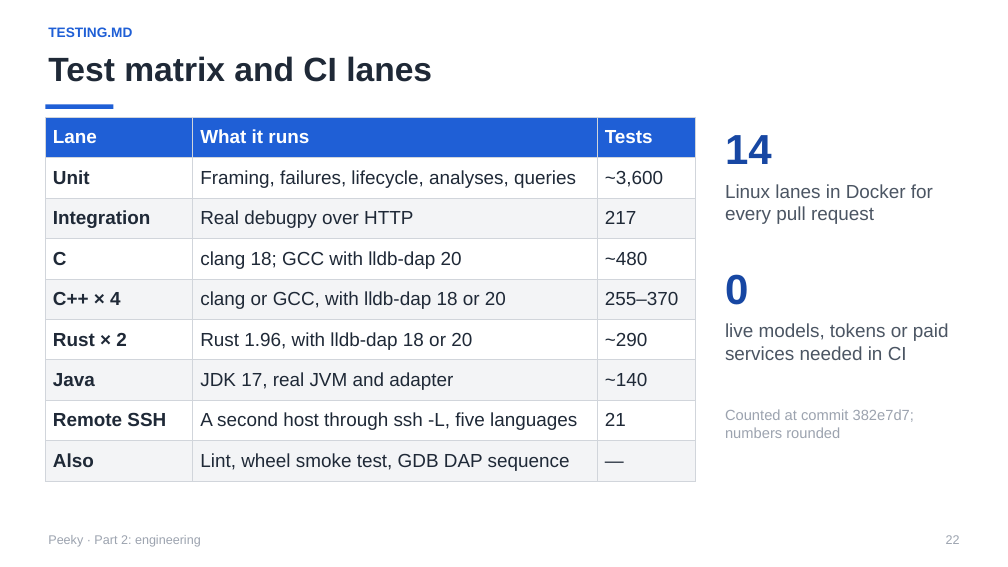
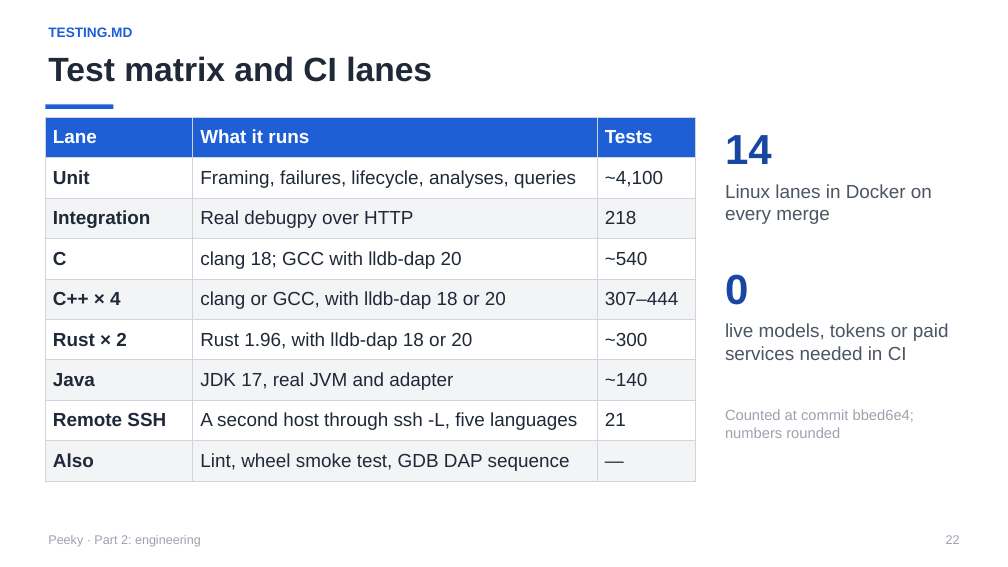
Before and after one commit to sushantmane/peeky, a slide deck: slide 22 of docs/presentation/Peeky.pptx. Drawn at 1008x567 pixels with LibreOffice and Linux fonts; fonts in the diff are those of the drawing. Boxes give left, top, right and bottom in pixels: in the first picture for what was removed or moved away, otherwise in the second. Text is boxed around its words. In the diff, an @@ line names an element or a change of style, - is before the commit and + after.

```diff
--- a/docs/presentation/Peeky.pptx
+++ b/docs/presentation/Peeky.pptx
@@ table at (x1=45, y1=117, x2=696, y2=482) @@
-row 2, column 3: ~3,600
+row 2, column 3: ~4,100
-row 3, column 3: 217
+row 3, column 3: 218
-row 4, column 3: ~480
+row 4, column 3: ~540
-row 5, column 3: 255–370
+row 5, column 3: 307–444
-row 6, column 3: ~290
+row 6, column 3: ~300
@@ text at (x1=725, y1=184, x2=932, y2=224): text changed @@
-Linux lanes in Docker for every pull request
+Linux lanes in Docker on every merge
@@ text at (x1=725, y1=409, x2=914, y2=438): text changed @@
-Counted at commit 382e7d7; numbers rounded
+Counted at commit bbed6e4; numbers rounded
```
Also in this commit, not shown: 7 other slides changed, 1 other file.
